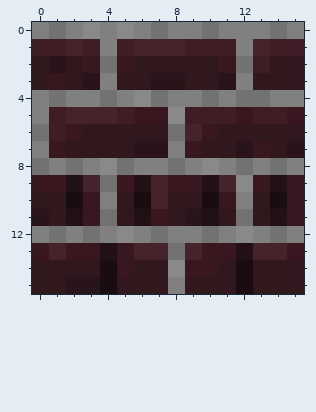
Pixel-art sprite, stored at textures/blocks/nether_brick.png. This is how it looked before the edit.
The file is 16x16 pixels.
The same view after the edit:
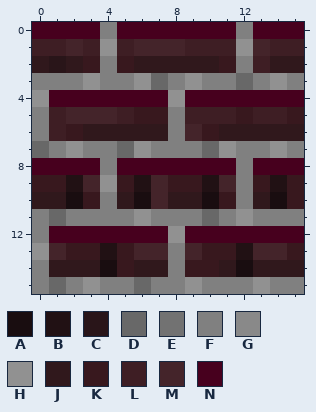
Palette (. is transparent): A #190d10  B #211114  C #291519  D #686868  E #727272  F #808080  G #898989  H #919191  J #30181c  K #38181e  L #3e1e24  M #44242a  N #47001e
Change:
{"y":0,"x":0,"old":"FEFG","new":"NNNN"}
{"y":0,"x":5,"old":"GFEFFEF","new":"NNNNNNN"}
{"y":0,"x":13,"old":"FEF","new":"NNN"}
{"y":1,"x":4,"old":"F","new":"H"}
{"y":1,"x":12,"old":"F","new":"H"}
{"y":2,"x":4,"old":"E","new":"F"}
{"y":2,"x":12,"old":"E","new":"F"}
{"y":3,"x":0,"old":"JKJC","new":"FFFH"}
{"y":3,"x":5,"old":"JJCCJJCFJJJ","new":"FHDFHFFDFHF"}
{"y":4,"x":0,"old":"FEFFEFGEFFEFEEFF","new":"HNNNNNNNHNNNNNNN"}
{"y":5,"x":8,"old":"G","new":"F"}
{"y":6,"x":0,"old":"E","new":"F"}
{"y":6,"x":8,"old":"E","new":"F"}
{"y":7,"x":0,"old":"FKJJJJCC","new":"DFHFFDHF"}
{"y":7,"x":9,"old":"KJJCKJC","new":"FDHFFHF"}
{"y":8,"x":0,"old":"EFEFGEFFEFGFEFEF","new":"NNNNFNNNNNNNFNNN"}
{"y":9,"x":4,"old":"E","new":"H"}
{"y":9,"x":12,"old":"G","new":"F"}
{"y":11,"x":0,"old":"CJBKEJBKJCBJEJBK","new":"FDFFFFHFFFDFHFFF"}
{"y":12,"x":1,"old":"EFEFGFEFFEFGFEF","new":"NNNNNNNHNNNNNNN"}
{"y":13,"x":0,"old":"K","new":"H"}
{"y":13,"x":8,"old":"E","new":"F"}
{"y":14,"x":0,"old":"J","new":"F"}
{"y":14,"x":8,"old":"G","new":"F"}
{"y":15,"x":0,"old":"JJCCAJJJ","new":"FDFHFFDF"}
{"y":15,"x":9,"old":"JJJAJJJ","new":"HFFFHFF"}
{"label":"changed","picture_box":[32,22,304,294]}
